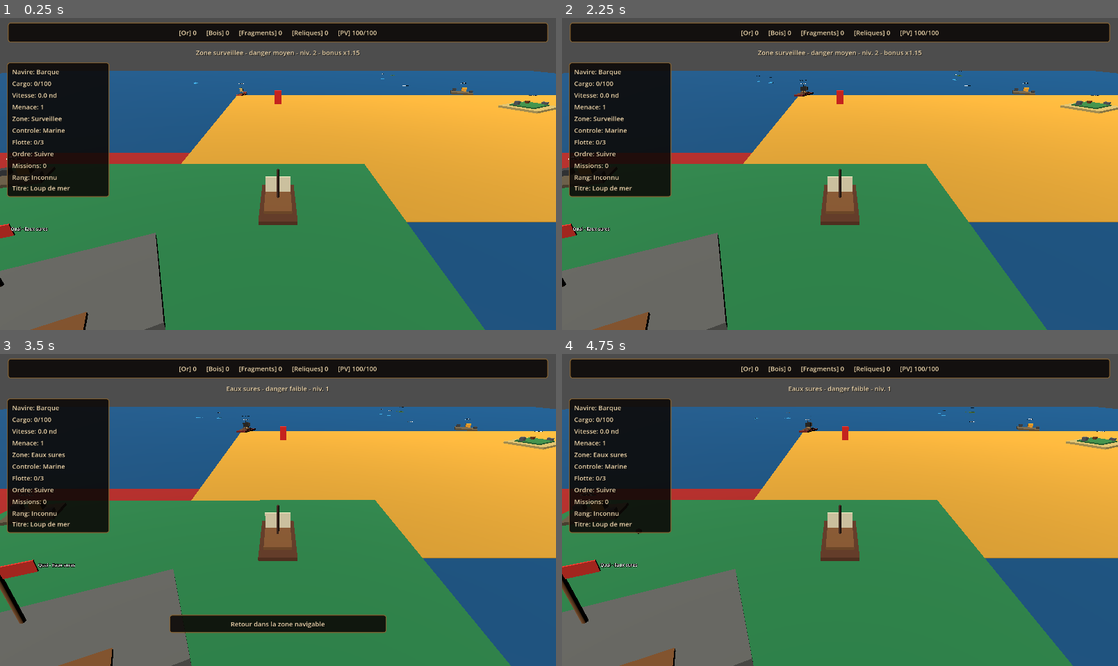
Above: before the commit, frames 1-4 (two rows, left to right).
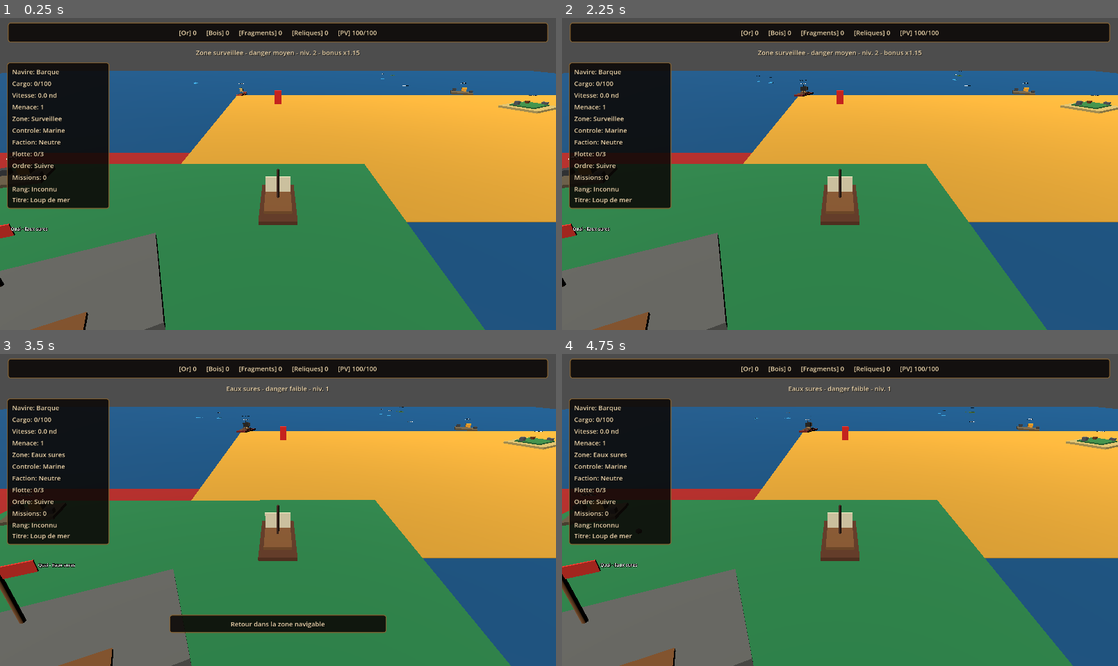
Above: after the commit, the same moments.

Repository: blou132/jeux-pirate
Game: Godot game, scene res://scenes/world/World.tscn
Same seed, same stepped clock (60 frames per second), same inputs: the game is played once before the commit and once after it.
Inputs (mouse positions are in pixels of both pictures, inside the frame that each line leads up to):
- Up to frame 1 (0.25 s): no input
- Up to frame 2 (2.25 s): tap Enter at 0.5 s; move the mouse to (962, 158) at 0.52 s; hold D 0.53-1.25 s; tap R at 0.6 s; click (962, 158) at 0.67 s; drag from (728, 189) to (812, 236) at 1.27 s; tap Space at 2 s; move the mouse to (895, 105) at 2.02 s; hold D from 2.03 s (still down); hold Q from 2.03 s (still down)
- Up to frame 3 (3.5 s): release D at 2.75 s; release Q at 2.75 s; drag from (250, 572) to (111, 463) at 2.77 s
- Up to frame 4 (4.75 s): move the mouse to (1006, 556) at 3.52 s; hold A 3.53-4.25 s; tap C at 3.6 s; tap Enter at 4.25 s; drag from (673, 463) to (756, 432) at 4.27 s

The runs differ from the first frame. In frame 1, 1.2% of the frame differs, in the area x 1-20%, y 38-62%; in frame 2, 1.2%; in frame 3, 1.2%; in frame 4, 1.2%.

Commit message:
feat: show player faction in HUD

Diff:
--- a/scenes/ui/HUD.tscn
+++ b/scenes/ui/HUD.tscn
@@ -89,6 +89,11 @@
 [node name="CompactTerritoryLabel" type="Label" parent="HUDRoot/CompactSailingPanel/CompactRow"]
 layout_mode = 2
 text = "Controle: Marine"
+clip_text = true
+
+[node name="CompactPlayerFactionLabel" type="Label" parent="HUDRoot/CompactSailingPanel/CompactRow"]
+layout_mode = 2
+text = "Faction: Neutre"
 clip_text = true
 
 [node name="CompactFleetLabel" type="Label" parent="HUDRoot/CompactSailingPanel/CompactRow"]
@@ -192,6 +197,14 @@
 Marine royale : 45 %
 Ligue marchande : 45 %
 Dominant : Marine royale"
+autowrap_mode = 3
+
+[node name="PlayerFactionLabel" type="Label" parent="HUDRoot/LeftStatusPanel/LeftVBox"]
+custom_minimum_size = Vector2(0, 74)
+layout_mode = 2
+text = "Allegeance joueur : Neutre
+Bonus : aucun
+Controle local : Marine royale"
 autowrap_mode = 3
 
 [node name="EnemiesDefeatedLabel" type="Label" parent="HUDRoot/LeftStatusPanel/LeftVBox"]
--- a/scripts/ui/HUD.gd
+++ b/scripts/ui/HUD.gd
@@ -14,6 +14,7 @@
 @onready var compact_danger_label: Label = $HUDRoot/CompactSailingPanel/CompactRow/CompactDangerLabel
 @onready var compact_zone_label: Label = $HUDRoot/CompactSailingPanel/CompactRow/CompactZoneLabel
 @onready var compact_territory_label: Label = $HUDRoot/CompactSailingPanel/CompactRow/CompactTerritoryLabel
+@onready var compact_player_faction_label: Label = $HUDRoot/CompactSailingPanel/CompactRow/CompactPlayerFactionLabel
 @onready var compact_fleet_label: Label = $HUDRoot/CompactSailingPanel/CompactRow/CompactFleetLabel
 @onready var compact_order_label: Label = $HUDRoot/CompactSailingPanel/CompactRow/CompactOrderLabel
 @onready var compact_quest_label: Label = $HUDRoot/CompactSailingPanel/CompactRow/CompactQuestLabel
@@ -27,6 +28,7 @@
 @onready var danger_label: Label = $HUDRoot/LeftStatusPanel/LeftVBox/DangerLabel
 @onready var zone_label: Label = $HUDRoot/LeftStatusPanel/LeftVBox/ZoneLabel
 @onready var territory_control_label: Label = $HUDRoot/LeftStatusPanel/LeftVBox/TerritoryControlLabel
+@onready var player_faction_label: Label = $HUDRoot/LeftStatusPanel/LeftVBox/PlayerFactionLabel
 @onready var enemies_defeated_label: Label = $HUDRoot/LeftStatusPanel/LeftVBox/EnemiesDefeatedLabel
 @onready var ally_label: Label = $HUDRoot/LeftStatusPanel/LeftVBox/AllyLabel
 @onready var quest_label: Label = $HUDRoot/LeftStatusPanel/LeftVBox/QuestLabel
@@ -395,11 +397,16 @@
 	if _game_state.has_signal("territory_dominant_faction_changed") and not _game_state.is_connected("territory_dominant_faction_changed", territory_dominant_callback):
 		_game_state.connect("territory_dominant_faction_changed", territory_dominant_callback)
 
+	var player_faction_callback: Callable = Callable(self, "_on_player_faction_changed")
+	if _game_state.has_signal("player_faction_changed") and not _game_state.is_connected("player_faction_changed", player_faction_callback):
+		_game_state.connect("player_faction_changed", player_faction_callback)
+
 	_refresh_player_ship_label()
 	_refresh_cargo_from_game_state()
 	_refresh_exploration_progress_from_game_state()
 	_refresh_creature_resources_from_game_state()
 	_refresh_territory_control_from_game_state()
+	_refresh_player_faction_from_game_state()
 
 
 func _on_resources_changed(gold: int, wood: int) -> void:
@@ -429,6 +436,7 @@
 		return
 
 	_refresh_territory_labels(zone_id, control)
+	_refresh_player_faction_from_game_state()
 
 
 func _on_territory_dominant_faction_changed(zone_id: String, _faction_id: String, _faction_name: String, message: String) -> void:
@@ -436,6 +444,10 @@
 		return
 
 	show_zone_notification(message, 3.0)
+
+
+func _on_player_faction_changed(_faction_id: String, _faction_name: String, _bonus_summary: String) -> void:
+	_refresh_player_faction_from_game_state()
 
 
 func _refresh_territory_control_from_game_state() -> void:
@@ -486,6 +498,35 @@
 					break
 
 	territory_control_label.text = "\n".join(lines)
+	_refresh_player_faction_from_game_state()
+
+
+func _refresh_player_faction_from_game_state() -> void:
+	if _game_state == null:
+		compact_player_faction_label.text = "Faction: Neutre"
+		player_faction_label.text = "Allegeance joueur : Neutre\nBonus : aucun\nControle local : inconnu"
+		return
+
+	var faction_name: String = "Neutre"
+	var bonus_summary: String = "Aucun bonus, aucune penalite."
+	if _game_state.has_method("get_player_faction_name"):
+		faction_name = String(_game_state.call("get_player_faction_name"))
+	if _game_state.has_method("get_player_faction_bonus_summary"):
+		bonus_summary = String(_game_state.call("get_player_faction_bonus_summary"))
+
+	var local_control_name: String = "inconnu"
+	if _game_state.has_method("get_current_zone_control"):
+		var control_value: Variant = _game_state.call("get_current_zone_control")
+		if control_value is Dictionary:
+			var control: Dictionary = control_value
+			local_control_name = String(control.get("dominant_faction_name", "inconnu"))
+
+	compact_player_faction_label.text = "Faction: %s" % _get_compact_player_faction_label(faction_name)
+	player_faction_label.text = "Allegeance joueur : %s\nBonus : %s\nControle local : %s" % [
+		faction_name,
+		bonus_summary,
+		local_control_name,
+	]
 
 
 func _is_current_territory_zone(zone_id: String) -> bool:
@@ -501,6 +542,20 @@
 		return "--"
 
 	return FactionCatalog.get_hud_label(faction_id)
+
+
+func _get_compact_player_faction_label(faction_name: String) -> String:
+	match faction_name:
+		"Marine royale":
+			return "Marine"
+		"Ligue marchande":
+			return "Marchands"
+		"Contrebandiers":
+			return "Contrebande"
+		"Cultes abyssaux":
+			return "Abysses"
+		_:
+			return faction_name
 
 
 func _get_compact_zone_label(zone_name: String) -> String:
